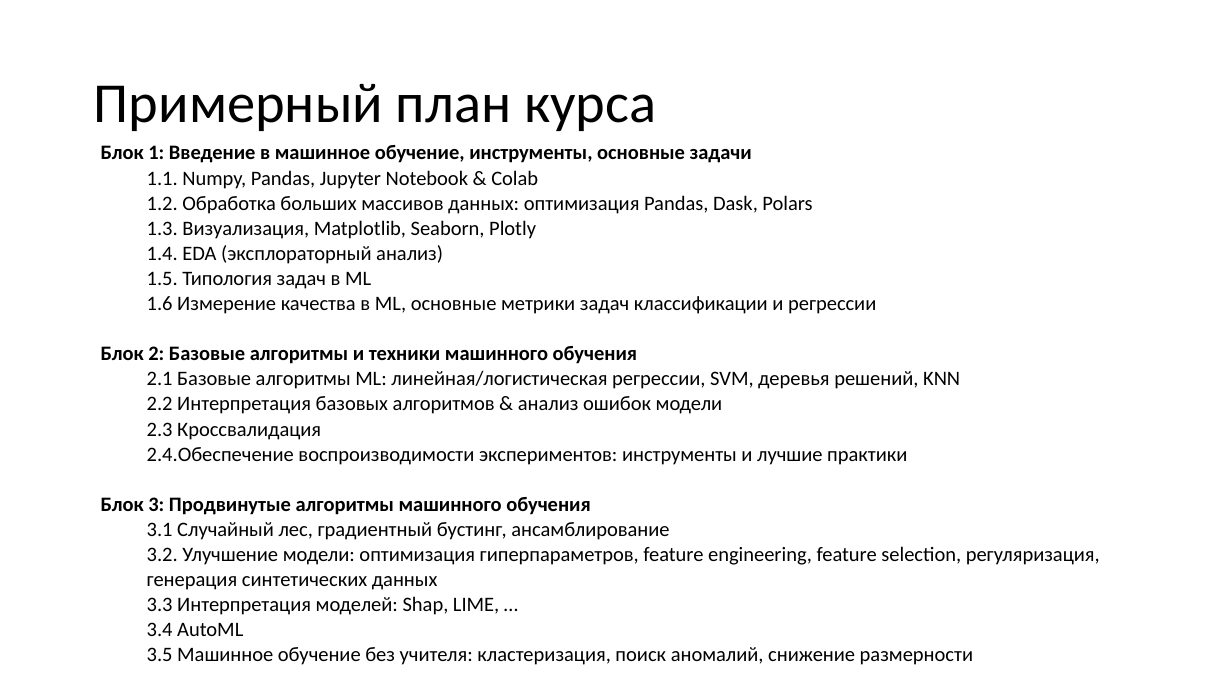
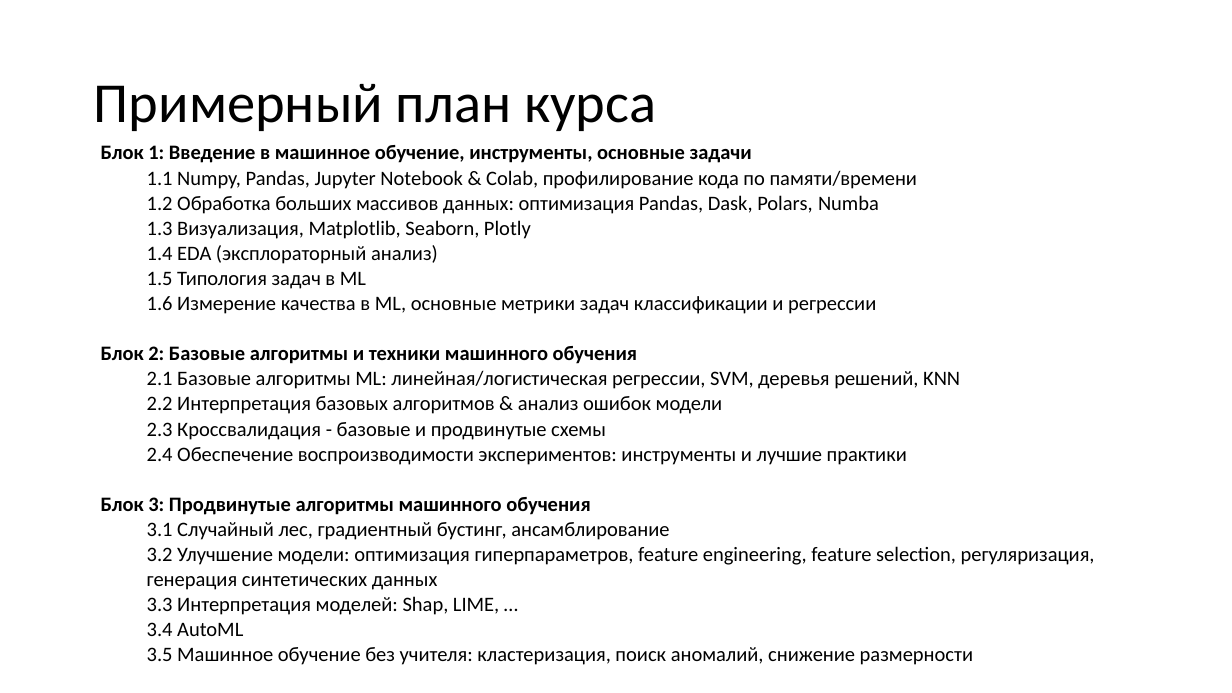
Before and after one commit to pacifikus/itmo_ml_for_science_course, a slide deck: slide 2 of Lectures/Lecture 1/Занятие 1.pptx. Drawn at 1232x693 pixels with LibreOffice and Linux fonts; fonts in the diff are those of the drawing. Boxes give left, top, right and bottom in pixels: in the first picture for what was removed or moved away, otherwise in the second. Text is boxed around its words. In the diff, an @@ line names an element or a change of style, - is before the commit and + after.

```diff
--- a/Lectures/Lecture 1/Занятие 1.pptx
+++ b/Lectures/Lecture 1/Занятие 1.pptx
@@ table at (99,139,1187,669) @@
-row 1, column 1: Блок 1: Введение в машинное обучение, инструменты, основные задачи / 1.1. Numpy, Pandas, Jupyter Notebook & Colab / 1.2. Обработка больших массивов данных: оптимизация Pandas, Dask, Polars / 1.3. Визуализация, Matplotlib, Seaborn, Plotly / 1.4. EDA (эксплораторный анализ) / 1.5. Типология задач в ML / 1.6 Измерение качества в ML, основные метрики задач классификации и регрессии / Блок 2: Базовые алгоритмы и техники машинного обучения / 2.1 Базовые алгоритмы ML: линейная/логистическая регрессии, SVM, деревья решений, KNN / 2.2 Интерпретация базовых алгоритмов & анализ ошибок модели / 2.3 Кроссвалидация / 2.4.Обеспечение воспроизводимости экспериментов: инструменты и лучшие практики / Блок 3: Продвинутые алгоритмы машинного обучения / 3.1 Случайный лес, градиентный бустинг, ансамблирование / 3.2. Улучшение модели: оптимизация гиперпараметров, feature engineering, feature selection, регуляризация, генерация синтетических данных / 3.3 Интерпретация моделей: Shap, LIME, … / 3.4 AutoML / 3.5 Машинное обучение без учителя: кластеризация, поиск аномалий, снижение размерности
+row 1, column 1: Блок 1: Введение в машинное обучение, инструменты, основные задачи / 1.1 Numpy, Pandas, Jupyter Notebook & Colab, профилирование кода по памяти/времени / 1.2 Обработка больших массивов данных: оптимизация Pandas, Dask, Polars, Numba / 1.3 Визуализация, Matplotlib, Seaborn, Plotly / 1.4 EDA (эксплораторный анализ) / 1.5 Типология задач в ML / 1.6 Измерение качества в ML, основные метрики задач классификации и регрессии / Блок 2: Базовые алгоритмы и техники машинного обучения / 2.1 Базовые алгоритмы ML: линейная/логистическая регрессии, SVM, деревья решений, KNN / 2.2 Интерпретация базовых алгоритмов & анализ ошибок модели / 2.3 Кроссвалидация - базовые и продвинутые схемы / 2.4 Обеспечение воспроизводимости экспериментов: инструменты и лучшие практики / Блок 3: Продвинутые алгоритмы машинного обучения / 3.1 Случайный лес, градиентный бустинг, ансамблирование / 3.2 Улучшение модели: оптимизация гиперпараметров, feature engineering, feature selection, регуляризация, генерация синтетических данных / 3.3 Интерпретация моделей: Shap, LIME, … / 3.4 AutoML / 3.5 Машинное обучение без учителя: кластеризация, поиск аномалий, снижение размерности
```
Also in this commit, not shown: 2 other slides changed, 1 slide removed, 32 other files.
